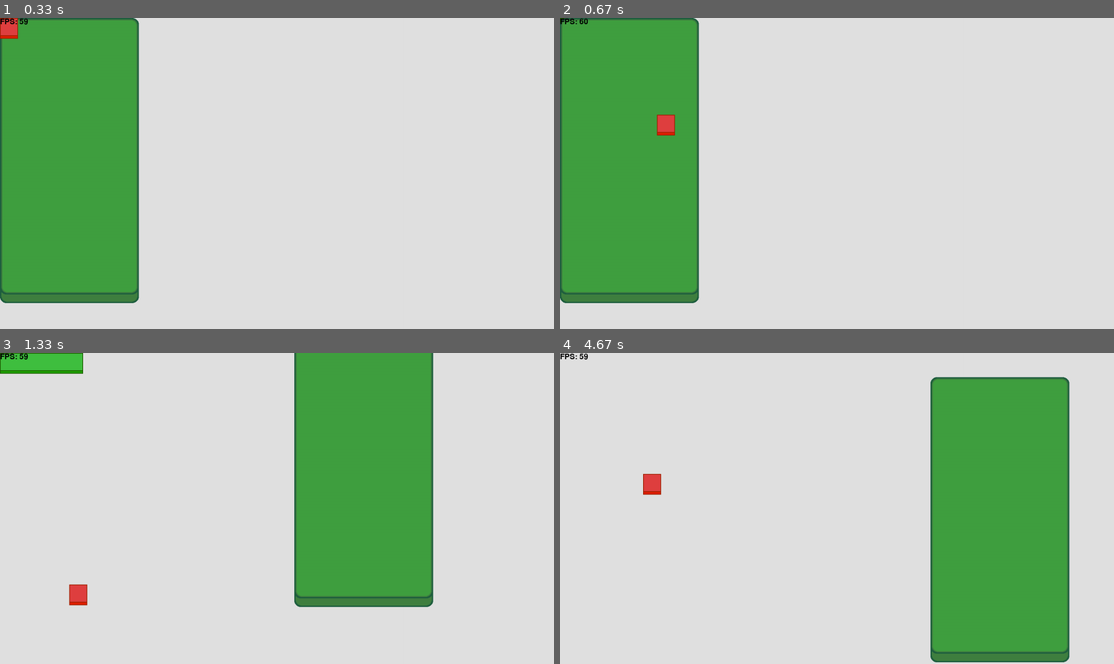
Above: before the commit, frames 1-4 (two rows, left to right).
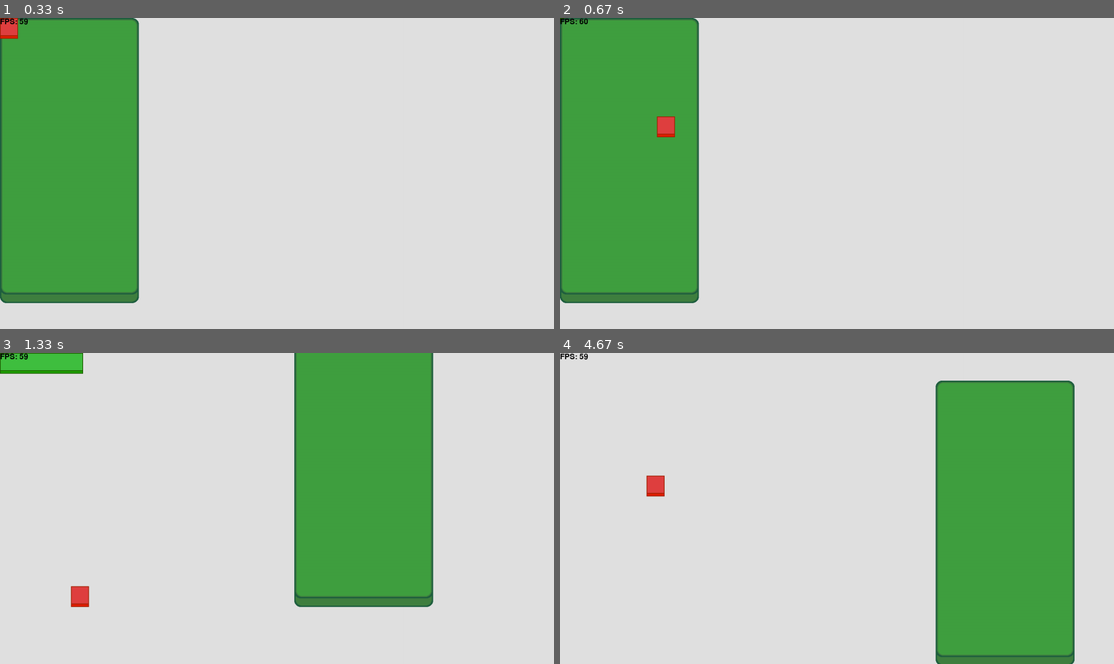
Above: after the commit, the same moments.

Repository: Wingedillidan/I-Learn_Pygame
Game: pygame game, started from PosTool/main.py
The game is run twice, just before and just after one commit, with the same random seed, the same clock (stepped at 60 frames per second) and the same inputs. The source is Python 2; it was converted automatically to run under Python 3.
Inputs (mouse positions are in pixels of both pictures, inside the frame that each line leads up to):
- Up to frame 1 (0.33 s): no input
- Up to frame 2 (0.67 s): press the mouse at (571, 27) at 0.37 s; move the mouse to (615, 77) at 0.47 s; release the mouse at (665, 126) at 0.6 s
- Up to frame 3 (1.33 s): press the mouse at (105, 461) at 0.7 s; move the mouse to (94, 530) at 0.8 s; release the mouse at (83, 598) at 0.93 s; press the mouse at (66, 496) at 1.03 s; move the mouse to (216, 480) at 1.13 s; release the mouse at (365, 464) at 1.27 s
- Up to frame 4 (4.67 s): right-click (892, 573) at 1.38 s; press the mouse at (637, 595) at 1.7 s; move the mouse to (798, 514) at 1.8 s; release the mouse at (964, 430) at 1.93 s; press the mouse at (925, 480) at 2.03 s; move the mouse to (814, 552) at 2.13 s; release the mouse at (704, 626) at 2.27 s; press the mouse at (637, 595) at 2.37 s; move the mouse to (764, 496) at 2.47 s; release the mouse at (892, 393) at 2.6 s; press the mouse at (958, 449) at 3.2 s; move the mouse to (920, 455) at 3.3 s; release the mouse at (875, 458) at 3.43 s; press the mouse at (964, 430) at 3.53 s; move the mouse to (809, 458) at 3.63 s; release the mouse at (654, 486) at 3.77 s; press the mouse at (875, 455) at 4.37 s; move the mouse to (942, 508) at 4.47 s; release the mouse at (1003, 564) at 4.6 s

Frame 1 is identical in both runs. In frame 2, less than 0.1% of the frame differs, in the area x 17-21%, y 31-39%; in frame 3, 0.1%; in frame 4, 3.6%, in the area x 15-93%, y 7-100%.

Commit message:
restructured event loop for cleanliness

Diff:
--- a/PosTool/main.py
+++ b/PosTool/main.py
@@ -5,7 +5,7 @@
 from pygame.locals import *
 
 # global settings
-grid_size = 10
+grid_size = 5
 
 
 class Entity(pygame.sprite.Sprite):
@@ -102,22 +102,41 @@
     clock.tick(60)
 
     for e in pygame.event.get():
-        # did a thing get grabbed?
-        if e.type == MOUSEBUTTONDOWN and e.button == 1:
-            pos = pygame.mouse.get_pos()
-            sprite_count = len(testgroup.sprites())
 
-            # check which object got grabbed
-            # TO DO: fix grabbing to select the topmost object first
-            for i in xrange(0, sprite_count):
-                thing = testgroup.sprites()[sprite_count-i-1]
+        # ===== MOUSE CLICKED EVENTS =====
+        if e.type == MOUSEBUTTONDOWN:
 
-                if thing.rect.collidepoint(pos):
-                    thing.grab()
-                    testgrouppos.add(EntityPos(thing))
-                    break
+            # did a thing get grabbed?
+            if e.button == 1:
+                pos = pygame.mouse.get_pos()
+                sprite_count = len(testgroup.sprites())
 
-        # keydown case group
+                # check which object got grabbed
+                # TO DO: fix grabbing to select the topmost object first
+                for i in xrange(0, sprite_count):
+                    thing = testgroup.sprites()[sprite_count-i-1]
+
+                    if thing.rect.collidepoint(pos):
+                        thing.grab()
+                        testgrouppos.add(EntityPos(thing))
+                        break
+
+            # test case for removing stuff
+            # will break if clicked 4 times
+            elif e.button == 3:
+                testgroup.remove(testgroup.sprites()[0])
+
+        # ===== MOUSE UNCLICKED EVENTS =====
+        elif e.type == MOUSEBUTTONUP:
+
+            # did grabbing stop?
+            for thing in testgroup.sprites():
+                thing.ungrab()
+
+            if len(testgrouppos.sprites()) == 1:
+                testgrouppos.empty()
+
+        # ===== KEY PRESSED EVENTS =====
         elif e.type == KEYDOWN:
 
             # should I display all positional data?
@@ -125,7 +144,7 @@
                 for thing in testgroup.sprites():
                     testgrouppos.add(EntityPos(thing))
 
-        # keyup case group
+        # ===== KEY UNPRESSED EVENTS =====
         elif e.type == KEYUP:
             if e.key == K_LCTRL:
                 testgrouppos.empty()
@@ -133,19 +152,7 @@
                 pygame.quit()
                 sys.exit()
 
-        # test case for removing stuff
-        # will break if clicked 4 times
-        elif e.type == MOUSEBUTTONDOWN and e.button == 3:
-            testgroup.remove(testgroup.sprites()[0])
-
-        # did grabbing stop?
-        elif e.type == MOUSEBUTTONUP:
-            for thing in testgroup.sprites():
-                thing.ungrab()
-
-            if len(testgrouppos.sprites()) == 1:
-                testgrouppos.empty()
-
+        # ===== OTHER EVENTS =====
         elif e.type == QUIT:
             pygame.quit()
             sys.exit()
